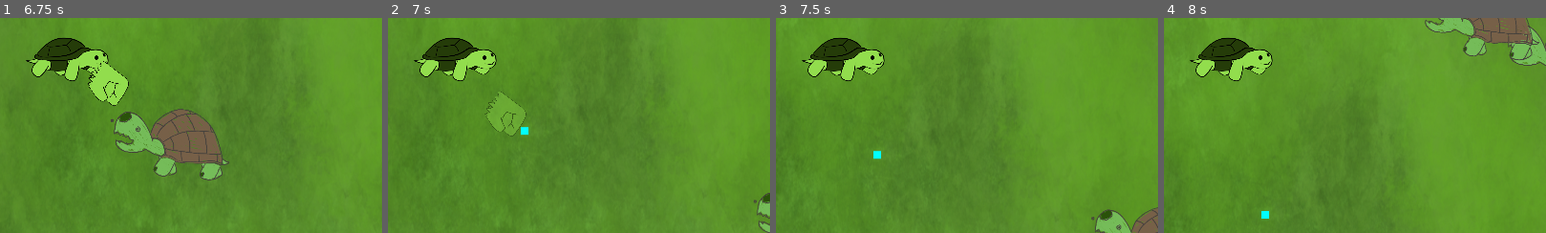
Above: before the commit, frames 1-4 (left to right).
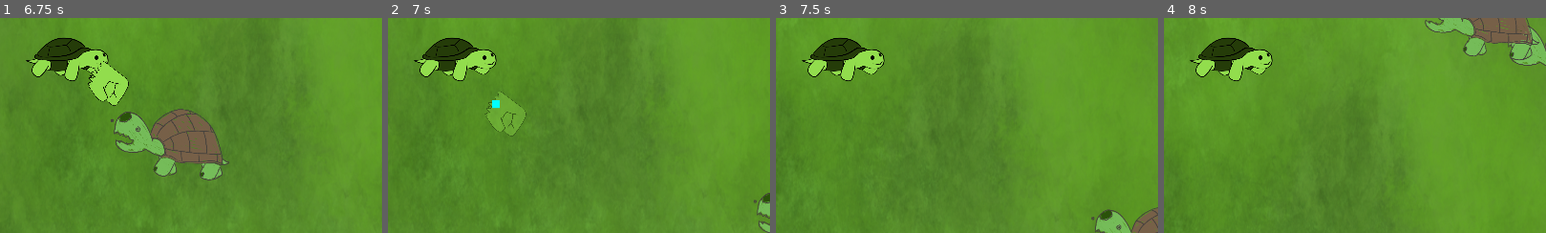
Above: after the commit, the same moments.

Repository: calbhonkman/UMBC-GAIM-2026---Turtle-Thrashing
Game: Godot game, scene res://scenes/mainmenu.tscn
Two runs of this game, one before a commit and one after it. Both use one fixed random seed, a clock stepped at 60 frames per second and the inputs below.
Inputs:
- Up to frame 1 (6.75 s): click "Play" at 0.5 s; tap Enter at 1.25 s; hold D (right) 1.28-2.03 s; hold S (down) 2.03-2.78 s; hold D (right) 2.78-3.53 s; hold W (up) 3.53-4.28 s; hold A (left) 4.28-5.78 s; hold S (down) 5.78-6.53 s; hold D (right) from 6.53 s (still down)
- Up to frame 2 (7 s): keep holding D (right)
- Up to frame 3 (7.5 s): release D (right) at 7.28 s; hold W (up) from 7.28 s (still down)
- Up to frame 4 (8 s): keep holding W (up)
The pictures show only the part of the screen within x 41-91%, y 40-90%; the shares and areas given below are measured in that part.

Frame 1 is identical in both runs. In frame 2, 0.2% of the frame differs, in the area x 27-37%, y 38-55%; in frame 3, less than 0.1%; in frame 4, less than 0.1%.

Commit message:
EXP suckage implementation

Diff:
--- a/godot-project/exp.gd
+++ b/godot-project/exp.gd
@@ -5,10 +5,7 @@
 @export var SPEED = 80
 
 func _process(delta):
-	if player:
-		var playerDirection = player.global_position - global_position
-		playerDirection = playerDirection / playerDirection.length()
-		global_position += playerDirection * delta * SPEED
+	pass
 
 func death():
 	queue_free()
--- a/godot-project/scripts/player.gd
+++ b/godot-project/scripts/player.gd
@@ -40,8 +40,10 @@
 	# Pickup Area
 	for area in pickup_area.get_overlapping_areas():
 		if area.has_meta("pickup"):
+			var playerDirection = global_position - area.global_position
+			playerDirection = playerDirection / playerDirection.length()
+			area.global_position += playerDirection * delta * SPEED * 2
 			# Move Pickups (ex. EXP) towards the player here
-			pass
 
 func _on_hitbox_area_entered(area):
 	# If hit by an enemy
